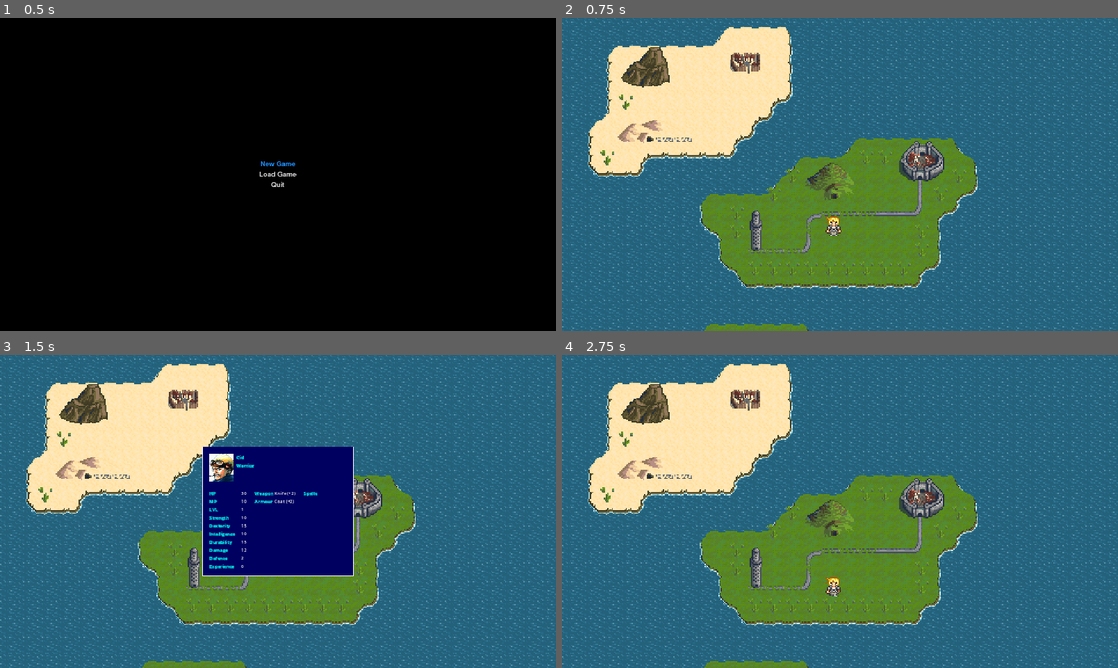
Above: before the commit, frames 1-4 (two rows, left to right).
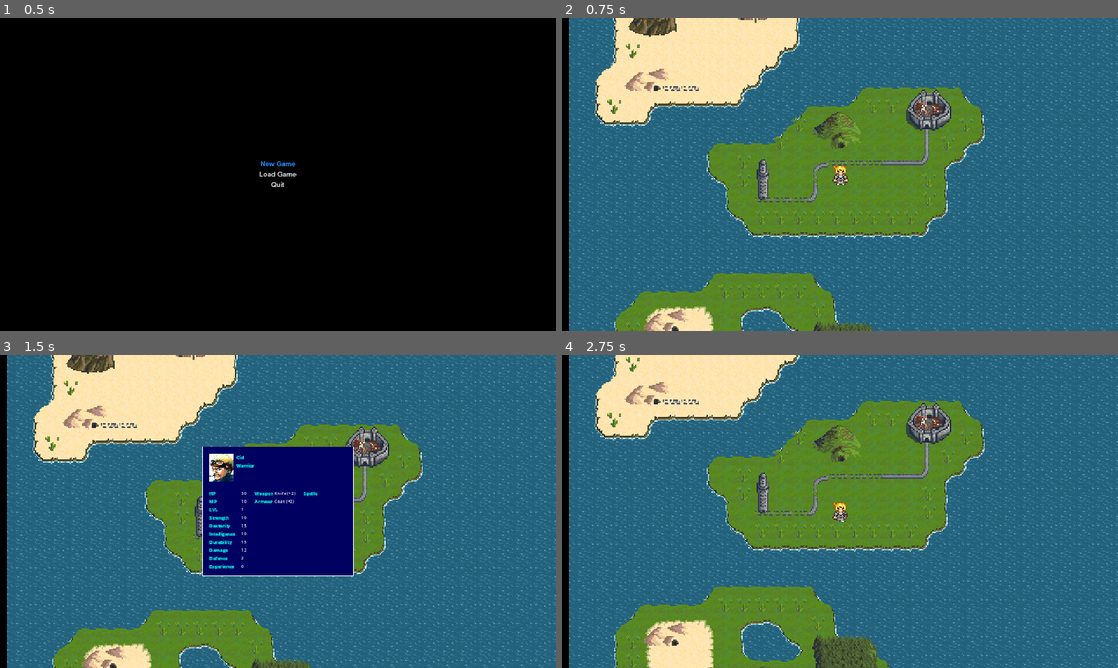
Above: after the commit, the same moments.

Repository: revan730/jrpg_godot
Game: Godot game, scene res://main_menu/main_menu.tscn
Two runs of this game, one before a commit and one after it. Both use one fixed random seed, a clock stepped at 60 frames per second and the inputs below.
Inputs:
- Up to frame 1 (0.5 s): no input
- Up to frame 2 (0.75 s): click "New Game" at 0.5 s
- Up to frame 3 (1.5 s): tap Enter (ui_accept) at 1.25 s; hold D (right) from 1.28 s (still down); hold P (toggle_party_info) from 1.28 s (still down)
- Up to frame 4 (2.75 s): tap Enter (ui_accept) at 1.52, 2, 2.27 s; release D (right) at 2.03 s; release P (toggle_party_info) at 2.03 s; hold S (down) from 2.03 s (still down); tap P (toggle_party_info) at 2.1 s

Frame 1 is identical in both runs. In frame 2, 45% of the frame differs, in the area x 0-100%, y 0-100%; in frame 3, 38%; in frame 4, 52%.
Error in both runs: Cannot call method 'find_child' on a null value. (res://worldmap/inventory_container.gd:11)

Commit message:
added bgm for all maps and battle

Diff:
--- a/battle/battle.gd
+++ b/battle/battle.gd
@@ -13,6 +13,7 @@
 @onready var items_list = get_node("ui/VBoxContainer/HBoxContainer/items/MarginContainer/items_list")
 @onready var spells_window = get_node("ui/VBoxContainer/HBoxContainer/spells")
 @onready var spells_list = get_node("ui/VBoxContainer/HBoxContainer/spells/MarginContainer/spells_list")
+@onready var bgm_player = get_node("bgm_player")
 
 enum PlayerSelectionActions {
 	Attack,
@@ -114,6 +115,9 @@
 	action_attack_btn.grab_focus()
 	party_members_list.select(current_player_character)
 
+func start_bgm():
+	bgm_player.stream = preload("res://battle/bgm.mp3")
+	bgm_player.play()
 
 func _ready():
 	playerParty.reload_battle_sprites()
@@ -122,6 +126,7 @@
 	self.reload_enemy_list()
 	self.reload_enemy_sprites()
 	self.select_player_character()
+	self.start_bgm()
 
 func load_spells_window(spells: Array[Spell]):
 	action_menu.visible = false
--- a/battle/battle.tscn
+++ b/battle/battle.tscn
@@ -234,6 +234,8 @@
 [node name="player_placement_3" type="Node2D" parent="." groups=["player_placements"]]
 position = Vector2(1600, 740)
 
+[node name="bgm_player" type="AudioStreamPlayer" parent="."]
+
 [connection signal="pressed" from="ui/VBoxContainer/HBoxContainer/actions/MarginContainer/VBoxContainer/attack_btn" to="." method="_on_attack_btn_pressed"]
 [connection signal="pressed" from="ui/VBoxContainer/HBoxContainer/actions/MarginContainer/VBoxContainer/magic_btn" to="." method="_on_magic_btn_pressed"]
 [connection signal="pressed" from="ui/VBoxContainer/HBoxContainer/actions/MarginContainer/VBoxContainer/item_btn" to="." method="_on_item_btn_pressed"]
--- a/dungeon/dungeon.gd
+++ b/dungeon/dungeon.gd
@@ -3,6 +3,7 @@
 
 @onready var teleportData = get_node("/root/TeleportData")
 @onready var battleData = get_node("/root/BattleData")
+@onready var bgm_player = get_node("bgm_player")
 
 func _ready():
 	if (teleportData.position_from_save):
@@ -23,6 +24,8 @@
 	if battleData.removed_placements_dungeon.size() > 0:
 		for p in battleData.removed_placements_dungeon:
 			get_node(p).queue_free()
+	bgm_player.stream = load("res://dungeon/bgm.mp3")
+	bgm_player.play()
 
 
 func _on_first_island_tp_body_entered(_body):
--- a/overworld/overworld.gd
+++ b/overworld/overworld.gd
@@ -2,7 +2,7 @@
 
 @onready var teleportData = get_node("/root/TeleportData")
 @onready var playerParty = get_node("/root/PlayerParty")
-
+@onready var bgm_player = get_node("bgm_player")
 
 # Called when the node enters the scene tree for the first time.
 func _ready():
@@ -22,6 +22,8 @@
 				$player.global_position = $teleport_from_sand_dng_north.global_position
 			teleportData.Teleports.SAND_DUNGEON_SOUTH:
 				$player.global_position = $teleport_from_sand_dng_south.global_position
+	bgm_player.stream = load("res://overworld/music_theme.mp3")
+	bgm_player.play()
 
 
 # Called every frame. 'delta' is the elapsed time since the previous frame.
--- a/sand_dungeon/sand_dungeon.gd
+++ b/sand_dungeon/sand_dungeon.gd
@@ -2,6 +2,7 @@
 
 
 @onready var teleportData = get_node("/root/TeleportData")
+@onready var bgm_player = get_node("bgm_player")
 
 func _ready():
 	match teleportData.teleported_from:
@@ -9,6 +10,8 @@
 			$player.global_position = $teleport_from_north.global_position
 		teleportData.Teleports.OVERWORLD_SAND_DUNGEON_SOUTH:
 			$player.global_position = $teleport_from_south.global_position
+	bgm_player.stream = preload("res://sand_dungeon/bgm.mp3")
+	bgm_player.play()
 
 
 # Called every frame. 'delta' is the elapsed time since the previous frame.
--- a/town/town.gd
+++ b/town/town.gd
@@ -1,6 +1,7 @@
 extends Node2D
 
 @onready var teleportData = get_node("/root/TeleportData")
+@onready var bgm_player = get_node("bgm_player")
 
 # Called when the node enters the scene tree for the first time.
 func _ready():
@@ -16,6 +17,8 @@
 				$player.global_position = $teleport_from_trader.global_position
 			teleportData.Teleports.WIZARD_TOWN:
 				$player.global_position = $teleport_from_wizard.global_position
+	bgm_player.stream = preload("res://town/bgm.mp3")
+	bgm_player.play()
 
 
 # Called every frame. 'delta' is the elapsed time since the previous frame.
--- a/trader/trader.gd
+++ b/trader/trader.gd
@@ -1,11 +1,14 @@
 extends Node2D
 
 @onready var teleportData = get_node("/root/TeleportData")
+@onready var bgm_player = get_node("bgm_player")
 
 func _ready():
 	match teleportData.teleported_from:
 		teleportData.Teleports.TOWN_TRADER:
 			$player.global_position = $teleport_from_town.global_position
+	bgm_player.stream = preload("res://trader/bgm.mp3")
+	bgm_player.play()
 
 
 func _process(delta):
--- a/wizard/wizard.gd
+++ b/wizard/wizard.gd
@@ -1,11 +1,14 @@
 extends Node2D
 
 @onready var teleportData = get_node("/root/TeleportData")
+@onready var bgm_player = get_node("bgm_player")
 
 func _ready():
 	match teleportData.teleported_from:
 		teleportData.Teleports.TOWN_WIZARD:
 			$player.global_position = $teleport_from_town.global_position
+	bgm_player.stream = preload("res://trader/bgm.mp3")
+	bgm_player.play()
 
 
 func _process(delta):
--- a/worldmap/trader.gd
+++ b/worldmap/trader.gd
@@ -9,6 +9,7 @@
 @onready var item_description_label = get_node("MarginContainer/VBoxContainer/description_and_gold/item_description")
 @onready var gold_label = get_node("MarginContainer/VBoxContainer/description_and_gold/gold_value")
 @onready var message_box = get_tree().get_root().get_child(4).find_child("gui").find_child("message_box") # TODO: Hardcoded, fix
+
 
 var trader_stock: Array[Item] = [HealthPotion.new(), ManaPotion.new(), PhoenixDown.new()]
 
--- a/worldmap/worldmap.tscn
+++ b/worldmap/worldmap.tscn
@@ -25,6 +25,10 @@
 [node name="player" parent="level" instance=ExtResource("3_j51l3")]
 position = Vector2(234, 179)
 move_speed = 175
+
+[node name="Camera2D" type="Camera2D" parent="level/player"]
+
+[node name="bgm_player" type="AudioStreamPlayer" parent="level"]
 
 [node name="gui" type="CanvasLayer" parent="."]
 
Not shown, added: battle/bgm.mp3.import
Not shown, added: dungeon/bgm.mp3.import
Not shown, added: overworld/music_theme.mp3.import
Not shown, added: sand_dungeon/bgm.mp3.import
Not shown, added: town/bgm.mp3.import
Not shown, added: trader/bgm.mp3.import
Not shown, added: battle/bgm.mp3
Not shown, added: dungeon/bgm.mp3
Not shown, added: overworld/music_theme.mp3
Not shown, added: sand_dungeon/bgm.mp3
Not shown, added: town/bgm.mp3
Not shown, added: trader/bgm.mp3
